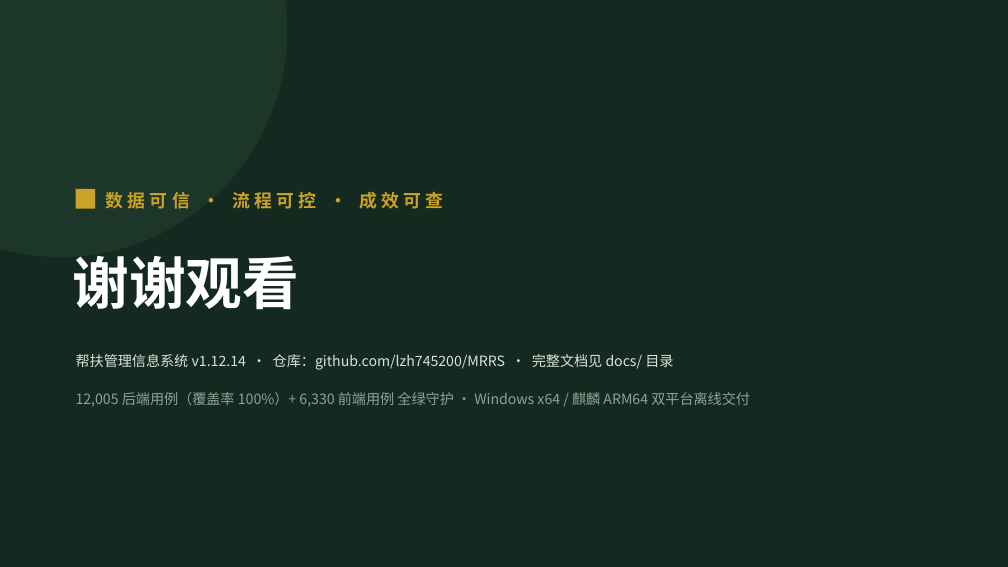
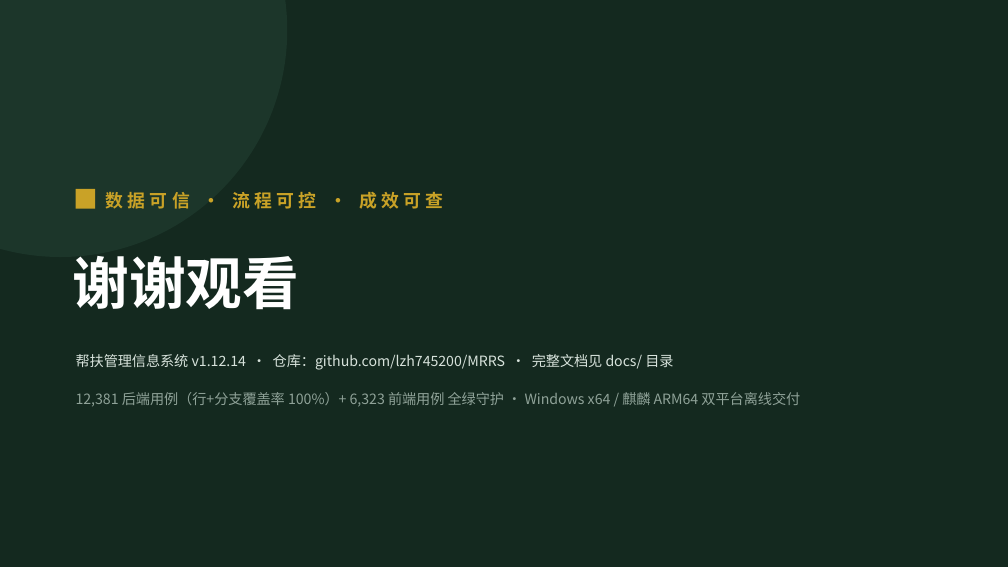
Before and after one commit to lzh745200/MRRS, a slide deck: slide 41 of docs/帮扶管理信息系统介绍.pptx. Drawn at 1008x567 pixels with LibreOffice and Linux fonts; fonts in the diff are those of the drawing. Boxes give left, top, right and bottom in pixels: in the first picture for what was removed or moved away, otherwise in the second. Text is boxed around its words. In the diff, an @@ line names an element or a change of style, - is before the commit and + after.

Commit message:
docs: 文档与 PPT 全量同步至 2026-10-07 实测口径（分支覆盖 100% 门禁上线）
- 用例口径：后端 12,381（collect 实测，621 文件）/ 前端 6,323（299 文件，
  三片分片全量实测 2148+1966+2209，0 skip）/ 合计 18,704；
- 新增成就：分支覆盖 100% 全局严格门禁（.coveragerc branch=True +
  fail_under=100 + 棘轮基线 100.0；96.70% → 100%，3 个文档化不可达弧
  带理由豁免，CI 双遍 22 分钟通过）；
- 更新范围：README（头部版本 v1.12.12→v1.12.14、徽章、质量表 + 分支覆盖行、
  验证行 2026-10-07）/ 项目文件结构说明.md（5 处）/ docs/build_ppt.js（10 处）
  / AGENTS.md（快速命令注记）/ CHANGELOG.md（新增 [Unreleased] 段落）；
- 重建两份同名 PPTX（md5 一致，854,104B），XML 抽查新数字就位、旧数字 0 命中；
- 流程：工程师寇豆码实现 + 两轮修正，QA 严过关两轮独立复验（路由 NoOne）；
  CHANGELOG 历史段落（1.12.14 及以前）刻意保留旧口径。

```diff
--- a/docs/帮扶管理信息系统介绍.pptx
+++ b/docs/帮扶管理信息系统介绍.pptx
@@ text at [76, 392, 800, 407]: text changed @@
-12,005 后端用例（覆盖率 100%）+ 6,330 前端用例 全绿守护 · Windows x64 / 麒麟 ARM64 双平台离线交付
+12,381 后端用例（行+分支覆盖率 100%）+ 6,323 前端用例 全绿守护 · Windows x64 / 麒麟 ARM64 双平台离线交付
```
Also in this commit, not shown: 6 other slides changed, 6 other files.
